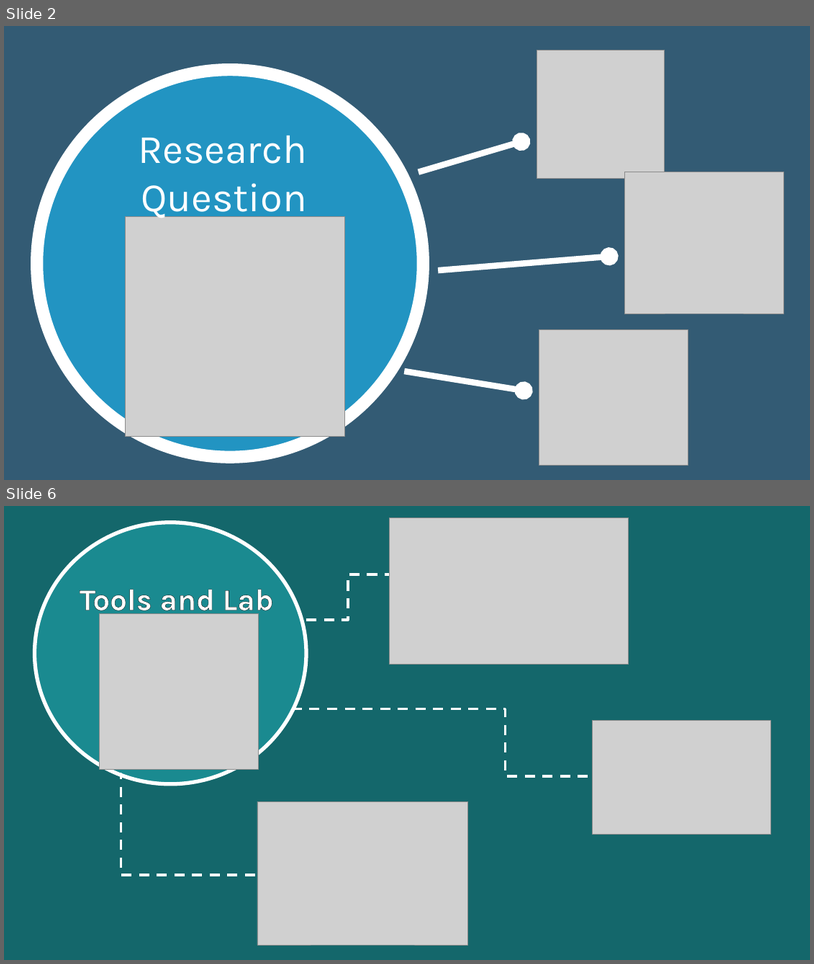
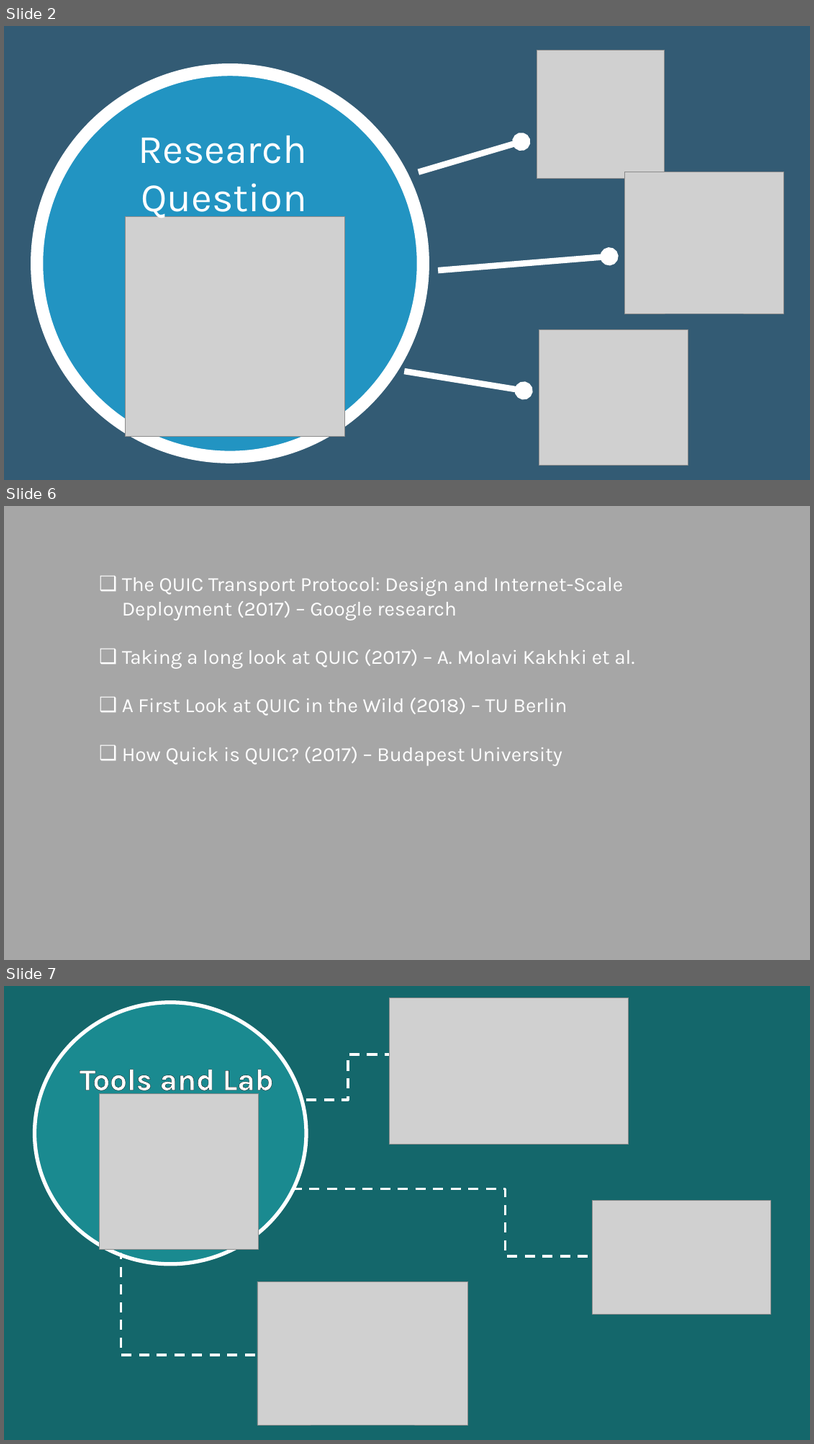
Before and after one commit to yoavhenig/Final-Project, a slide deck: מצגת הגנה.pptx. Shown one above the other, each under a label of ours: slides 2 and 6 before the commit, slides 2, 6 and 7 after it; the slides between them are not shown. The pictures are 814x964 and 814x1444 pixels, drawn with LibreOffice and Linux fonts; fonts in the diff are those of the drawing; grey boxes stand for pictures. Boxes give left, top, right and bottom in pixels: in the first picture for what was removed or moved away, otherwise in the second. Text is boxed around its words. In the diff, an @@ line names an element or a change of style, - is before the commit and + after.

```diff
--- a/מצגת הגנה.pptx
+++ b/מצגת הגנה.pptx
@@ slide 6 added at bbox=[4, 506, 810, 960], background #A6A6A6 @@
@@ text added at bbox=[122, 577, 635, 765], 24 pt, text #FFFFFF @@
+❑ The QUIC Transport Protocol: Design and Internet-Scale Deployment (2017) – Google research
+❑ Taking a long look at QUIC (2017) – A. Molavi Kakhki et al.
+❑ A First Look at QUIC in the Wild (2018) – TU Berlin
+❑ How Quick is QUIC? (2017) – Budapest University
@@ what was slide 6 is now slide 7 @@
```
Also in this commit, not shown: 10 slides changed, 5 other slides added, 2 slides removed.
